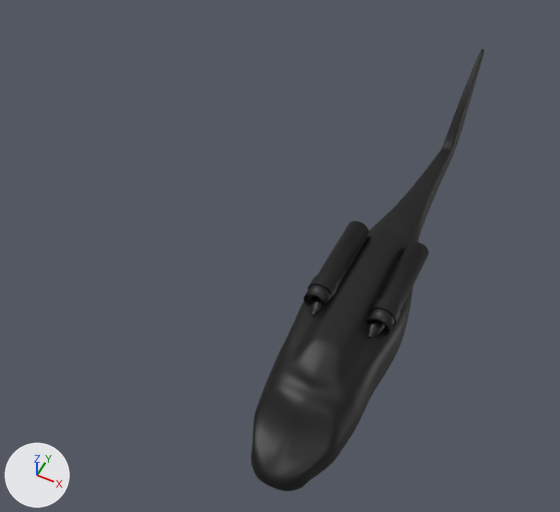
A saved change to the Blender file Assets/Asset Testing/Nubby/Blender/choppa.blend.
Rendered twice from a 50 mm camera at (8.3, -14.9, 20.4) aimed at (0.1, 1.5, -0.1). Arrows for +X, +Y and +Z are at lower left; the lights stay in place.

Names of what the first picture shows: 'Cube', 'TurbineBool'.
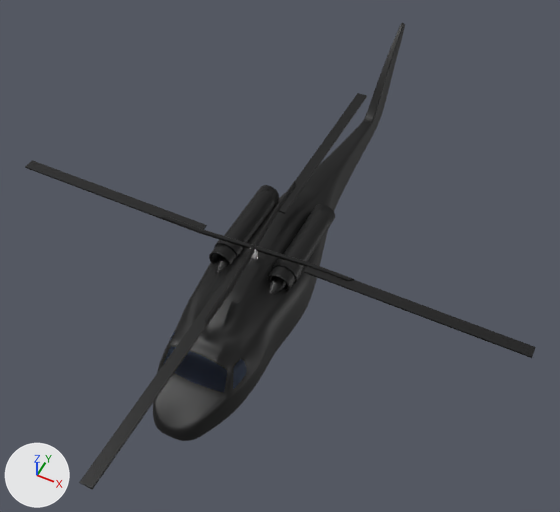
Boxes (x1, y1, x2, y2) around the edits, measured in the pictures (560 x 512 px):
'Cube', reshaped, moved (8% wider)
    before: (251, 49, 484, 491)
    after: (153, 23, 405, 441)
'TurbineBool', moved
    before: (304, 221, 429, 336)
    after: (209, 185, 335, 292)
'Plane.001', added (black)
    after: (79, 247, 255, 489)
'Plane.004', added (black)
    after: (254, 246, 536, 358)
'Plane.003', added (black)
    after: (25, 160, 254, 249)
'Plane.002', added (black)
    after: (253, 93, 367, 246)
'Circle', moved
    before: (311, 297, 385, 339)
    after: (216, 256, 286, 295)
'Cylinder.001', added
    after: (250, 244, 258, 263)
part 1 of me_cube_001, cut back
    before: (251, 336, 370, 491)
    after: (153, 299, 269, 441)

The change, as a diff of the scene's bpy script:
```diff
--- a/Assets/Asset Testing/Nubby/Blender/choppa.blend.py
+++ b/Assets/Asset Testing/Nubby/Blender/choppa.blend.py
@@ mat_material_002 @@
+mat_material_002 = bpy.data.materials.new('Material.002')
+mat_material_002.use_nodes = True; mat_material_002.node_tree.nodes.clear()
+_N = mat_material_002.node_tree.nodes; _L = mat_material_002.node_tree.links
+n0 = _N.new('ShaderNodeOutputMaterial'); n0.name = 'Material Output'
+n1 = _N.new('ShaderNodeBsdfGlass'); n1.name = 'Glass BSDF'
+n1.distribution = 'BECKMANN'
+n1.inputs[0].default_value = (0.559, 0.688, 1.0, 1.0)  # 'Color', blue #c5d8ff
+n1.inputs[1].default_value = 0.5  # 'Roughness'
+n1.inputs[2].default_value = 1.45  # 'IOR'
+_L.new(n1.outputs[0], n0.inputs[0])  # 'BSDF' to 'Surface'
@@ me_cube_001 @@
 # used by ob_cube; location = (3.46, 0.05, -0.28); rotation_euler = (0.0, 6.283, 12.57), in degrees (0, 360, 0); scale = (2.0, 2.0, 2.0)
-me_cube_001.from_pydata(...)  # 172 vertices, 145 faces; spans x -0.91..0.0, y -2.97..6.72, z -0.81..1.39
+me_cube_001.from_pydata(...)  # 158 vertices, 133 faces; spans x -0.91..0.0, y -2.97..6.72, z -0.81..1.39
+# me_cube_001 part 1
+# 24 vertices are removed from x -0.76..0.0, y -2.61..-1.48, z -0.8..0.42
+# 34 faces are deleted
+# 22 vertices move from x -0.78..0.0, y -2.87..0.12, z -0.69..0.65 to x -0.77..0.0, y -2.91..0.14, z -0.68..0.56
+# 10 vertices are added at x -0.73..0.0, y -2.61..-1.63, z -0.77..0.31
+# 20 new faces join them, mat_material_001 (black #000000)
+# 2 new faces join them, mat_material_002
 me_cube_001.materials.append(mat_material_001)
+me_cube_001.materials.append(mat_material_002)
@@ ob_cube @@
 ob_cube = bpy.data.objects.new('Cube', me_cube_001)
-ob_cube.location = (3.46, 0.05, -0.28)
+ob_cube.location = (0.0, 0.0, 0.0)
 ob_cube.rotation_euler = (0.0, 6.283, 12.57)  # degrees (0, 360, 0)
@@ ob_plane_004 @@
+ob_plane_004 = bpy.data.objects.new('Plane.004', me_plane_004)  # 43 vertices, 30 faces; spans x -0.19..0.19, y 0.0..9.1, z -0.06..0.09; in mat_material_006 (black #000000)
+ob_plane_004.parent = ob_cylinder_001
+ob_plane_004.location = (3.457, -0.132, 1.615)
+ob_plane_004.rotation_euler = (0.0, 0.0, 4.712)  # degrees (0, 0, 270)
@@ ob_cylinder_001 @@
+ob_cylinder_001 = bpy.data.objects.new('Cylinder.001', me_cylinder_001)  # a 32-sided cylinder along z spanning x -0.125..0.125, y -0.125..0.125, z -0.607..0.607; in mat_material_003 (white #e7e7e7)
+ob_cylinder_001.parent = ob_cube
+ob_cylinder_001.location = (3.457, -0.132, 1.03)
@@ ob_plane_003 @@
+ob_plane_003 = bpy.data.objects.new('Plane.003', me_plane_003)  # 43 vertices, 30 faces; spans x -0.19..0.19, y 0.0..9.1, z -0.06..0.09; in mat_material_005 (black #000000)
+ob_plane_003.parent = ob_cylinder_001
+ob_plane_003.location = (3.457, -0.132, 1.615)
+ob_plane_003.rotation_euler = (0.0, 0.0, 7.854)  # degrees (0, 0, 90)
@@ ob_plane_002 @@
+ob_plane_002 = bpy.data.objects.new('Plane.002', me_plane_002)  # 43 vertices, 30 faces; spans x -0.19..0.19, y 0.0..9.1, z -0.06..0.09; in mat_material_004 (black #000000)
+ob_plane_002.parent = ob_cylinder_001
+ob_plane_002.location = (3.457, -0.132, 1.615)
+ob_plane_002.rotation_euler = (0.0, 0.0, 6.283)  # degrees (0, 0, 360)
@@ ob_plane_001 @@
+ob_plane_001 = bpy.data.objects.new('Plane.001', me_plane_001)  # 43 vertices, 30 faces; spans x -0.19..0.19, y 0.0..9.1, z -0.06..0.09; in mat_material_001 (black #000000)
+ob_plane_001.parent = ob_cylinder_001
+ob_plane_001.location = (3.457, -0.132, 1.615)
+ob_plane_001.rotation_euler = (0.0, 0.0, 3.142)  # degrees (0, 0, 180)
```
